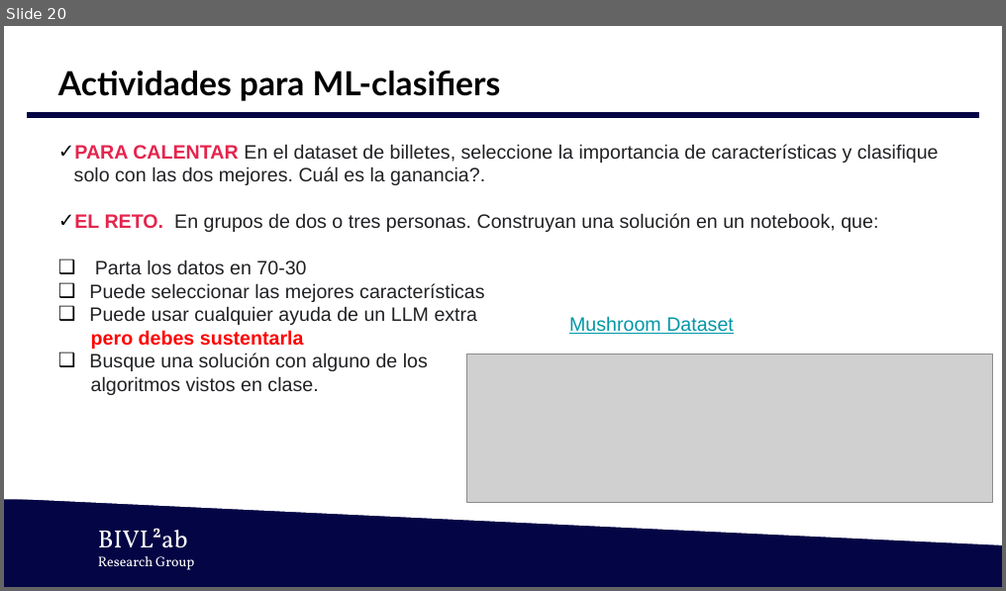
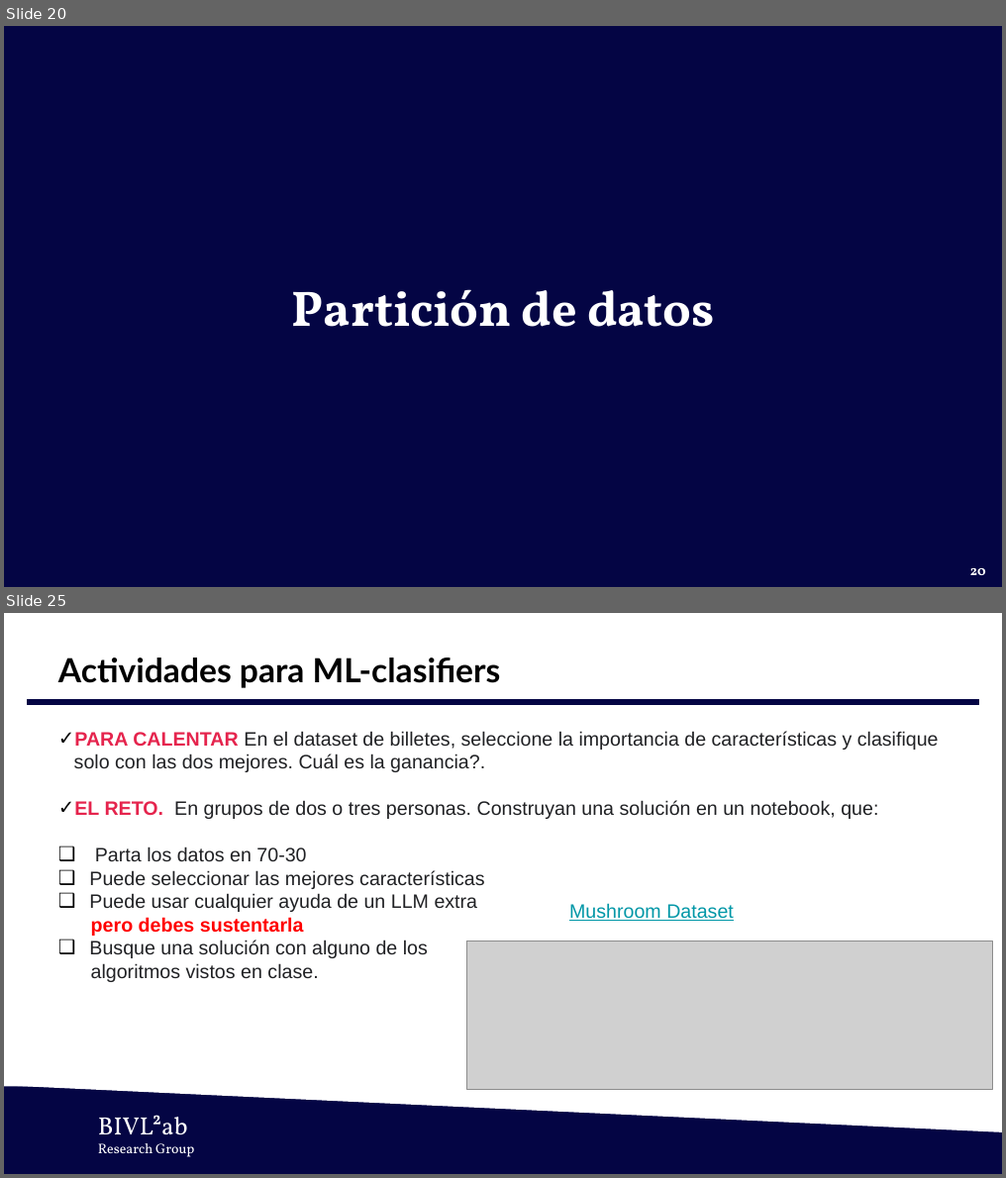
Before and after one commit to Lalo0105/ai-uis-student, a slide deck: 1. Lectures/pres 7 Evaluación de clasificadores.pptx. Shown one above the other, each under a label of ours: slide 20 before the commit, slides 20 and 25 after it; the slides between them are not shown. The pictures are 1006x591 and 1006x1178 pixels, drawn with LibreOffice and Linux fonts; fonts in the diff are those of the drawing; grey boxes stand for pictures; background and template pictures are left out. Boxes give left, top, right and bottom in pixels: in the first picture for what was removed or moved away, otherwise in the second. Text is boxed around its words. In the diff, an @@ line names an element or a change of style, - is before the commit and + after.

```diff
--- a/1. Lectures/pres 7 Evaluación de clasificadores.pptx
+++ b/1. Lectures/pres 7 Evaluación de clasificadores.pptx
@@ slide 20 added at [4,26,1002,587], background #040544 @@
@@ title added at [292,289,714,327], 36 pt, text #FFFFFF, bold @@
+Partición de datos
@@ page number added at [970,569,986,575], 10 pt, text #FFFFFF, bold @@
+20
@@ what was slide 20 is now slide 25 @@
```
Also in this commit, not shown: 11 slides changed, 4 other slides added, 3 other files.
